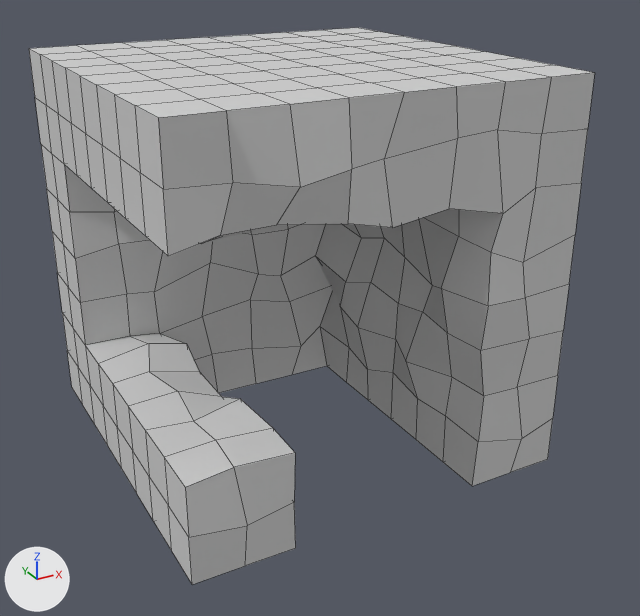
What one commit did to the OBJ model modelsrc/gopher/turn.obj.
Both versions are drawn from a camera (50 mm lens) standing at (-1.97, -3.91, 1.62) and looking at (0.02, -0.28, -0.2). The axes (+X, +Y, +Z) are drawn at lower left. The lights are the same throughout. Mesh edges are drawn as thin lines. Where no turn or scale is listed for an object, it has been applied to the vertices.

Script lines for the objects in view, before the commit:
```python
me_plane = bpy.data.meshes.new('Plane')
me_plane.from_pydata(...)  # 434 vertices, 432 faces; spans x -1.0..1.0, y -1.08..1.0, z -1.0..1.0
me_plane.materials.append(mat_material)  # light grey #d1d1d1
ob_plane = bpy.data.objects.new('Plane', me_plane)
ob_plane.location = (0.0, 0.0, 0.0)
```
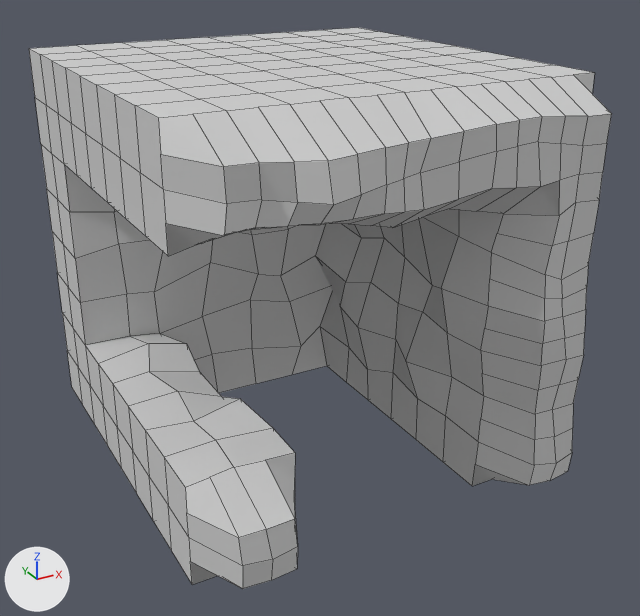
Location of each change, (x1, y1, x2, y2) in pixels of the pictures (640 x 616 px):
'Plane', reshaped
    before: (29, 28, 595, 584)
    after: (29, 28, 612, 589)
part 1 of me_plane, built on
    before: (135, 65, 595, 584)
    after: (135, 65, 612, 589)

Edits to the bpy script that builds the scene:
```text
Change me_plane:
    used by ob_plane; location = (0.0, 0.0, 0.0)
    remove me_plane.from_pydata(...)  # 434 vertices, 432 faces; spans x -1.0..1.0, y -1.08..1.0, z -1.0..1.0
    add me_plane.from_pydata(...)  # 550 vertices, 528 faces; spans x -1.0..1.0, y -1.33..1.0, z -1.0..1.0
    me_plane part 1
    14 vertices are removed from x -0.75..0.79, y -1.08..-0.94, z -0.81..0.81
    72 faces are deleted
    105 vertices are added at x -0.89..1.0, y -1.33..-0.97, z -0.9..0.9
    12 new vertices lie (0.0, 0.0, 0.13) away from vertices in x -1.0..1.0, y -1.0, z -1.0..0.75
    8 new vertices lie (0.12, 0.0, 0.0) away from vertices in x -1.0..0.75, y -1.0, z -1.0..1.0
    5 new vertices lie (-0.12, 0.0, 0.0) away from vertices in x -0.54..1.0, y -1.0..-0.95, z 0.53..1.0
    168 new faces join them
```
